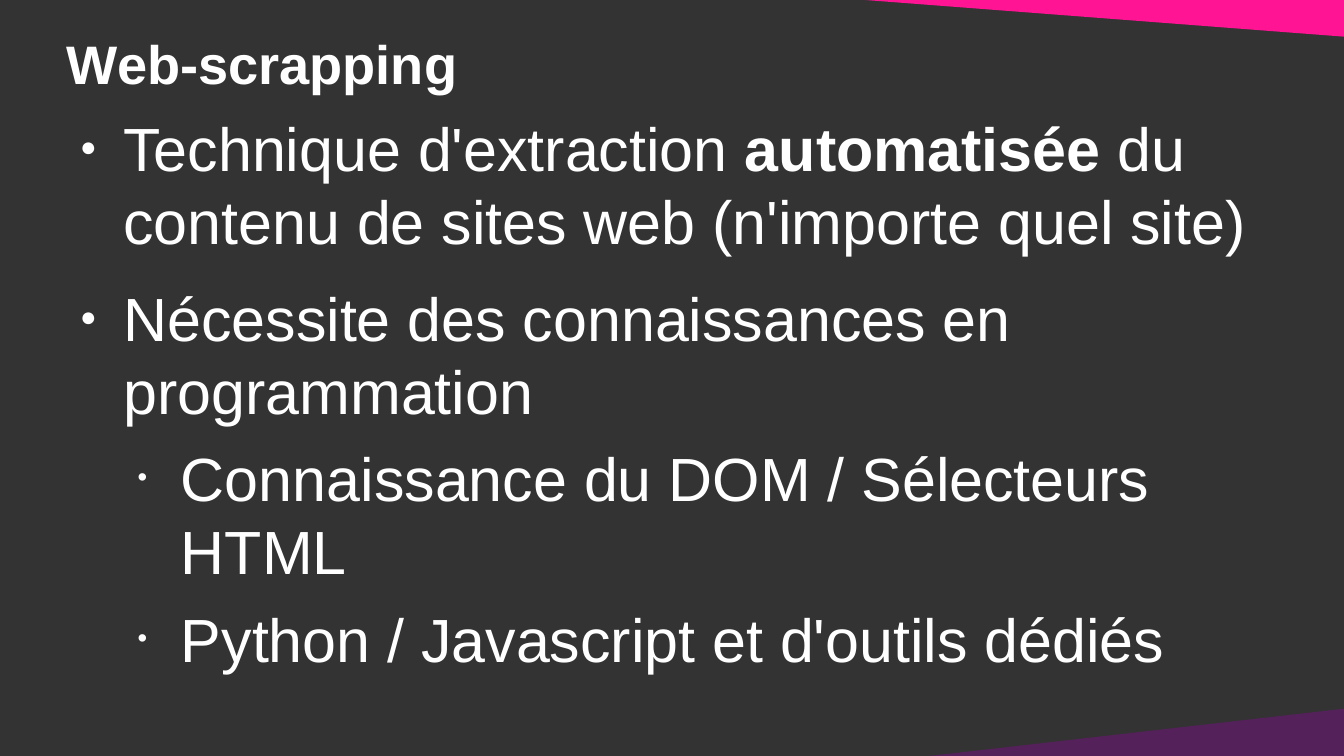
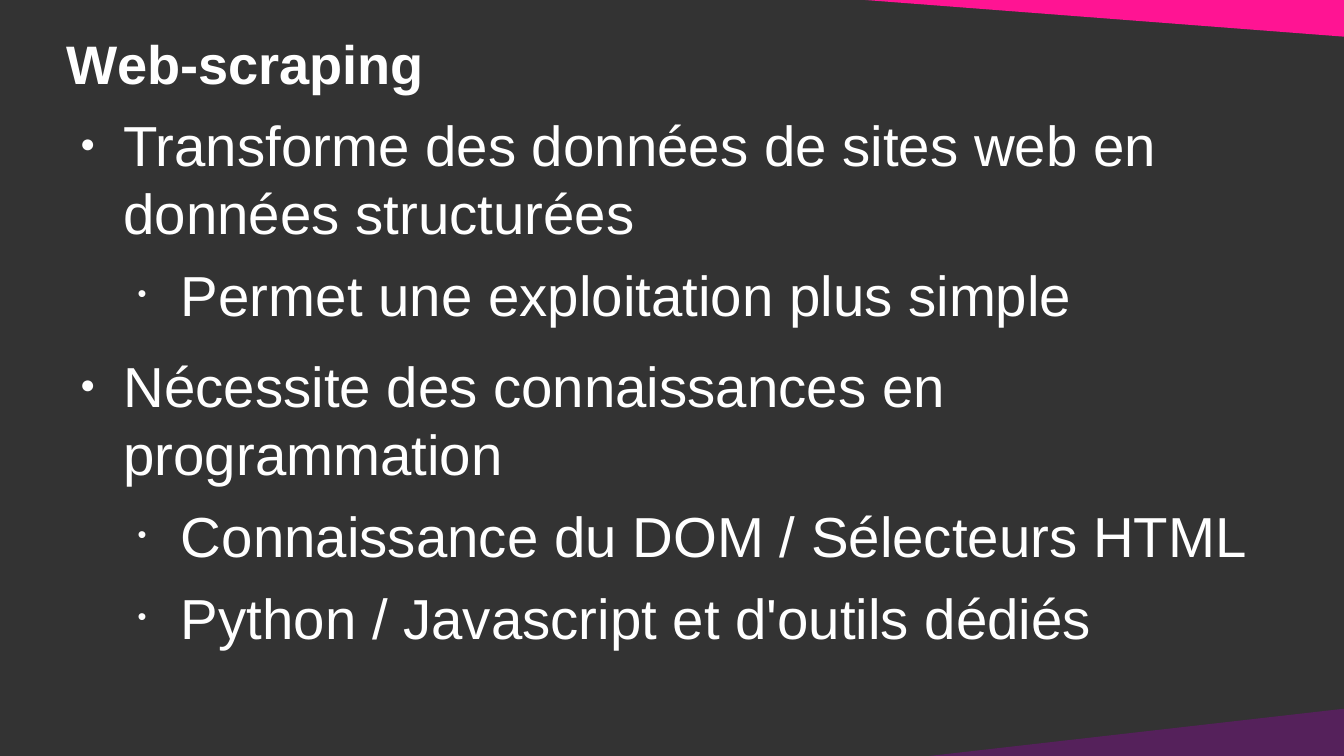
Before and after one commit to DanYellow/cours, a slide deck: slide 7 of data-journalisme-s4/travaux-pratiques/numero-2/presentation.odp. Drawn at 1344x756 pixels with LibreOffice and Linux fonts; fonts in the diff are those of the drawing. Boxes give left, top, right and bottom in pixels: in the first picture for what was removed or moved away, otherwise in the second. Text is boxed around its words. In the diff, an @@ line names an element or a change of style, - is before the commit and + after.

Commit message:
Finish scraping exercice

```diff
--- a/data-journalisme-s4/travaux-pratiques/numero-2/presentation.odp
+++ b/data-journalisme-s4/travaux-pratiques/numero-2/presentation.odp
@@ title at [67, 44, 424, 93]: text changed @@
-Web-scrapping
+Web-scraping
@@ text at [123, 124, 1156, 326]: text changed; size 36 to 33.3 pt @@
-● Technique d'extraction automatisée du contenu de sites web (n'importe quel site)
+● Transforme des données de sites web en données structurées
+  • Permet une exploitation plus simple
@@ text at [123, 365, 1247, 649]: size 36 to 33.3 pt in "Nécessite des connaissances en programmation", "Connaissance du DOM / Sélecteurs HTML", "Python / Javascript et d'outils dédiés" @@
```
Also in this commit, not shown: 3 other slides changed, 7 other files.
